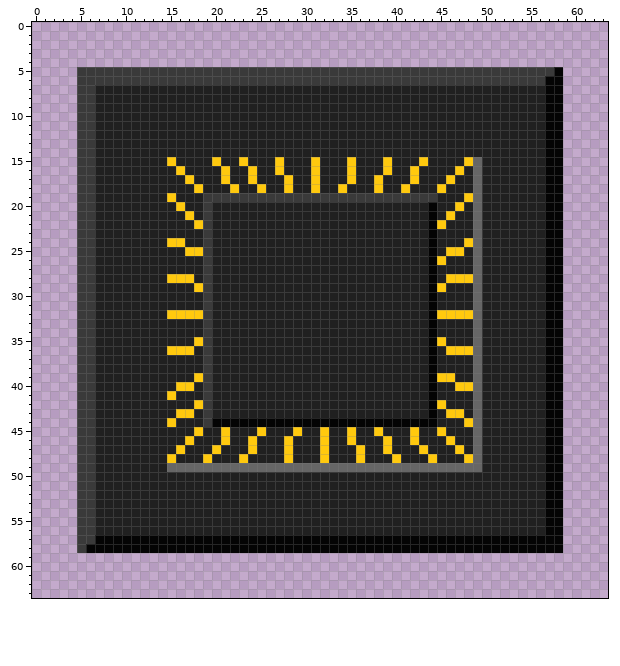
Pixel-art sprite, stored at Assets/Textures/ChipSkill.png. Above, as it was before the edit.
The file is 64x64 pixels. Colours within 5 levels of each other are drawn and written as one.
Now the later version:
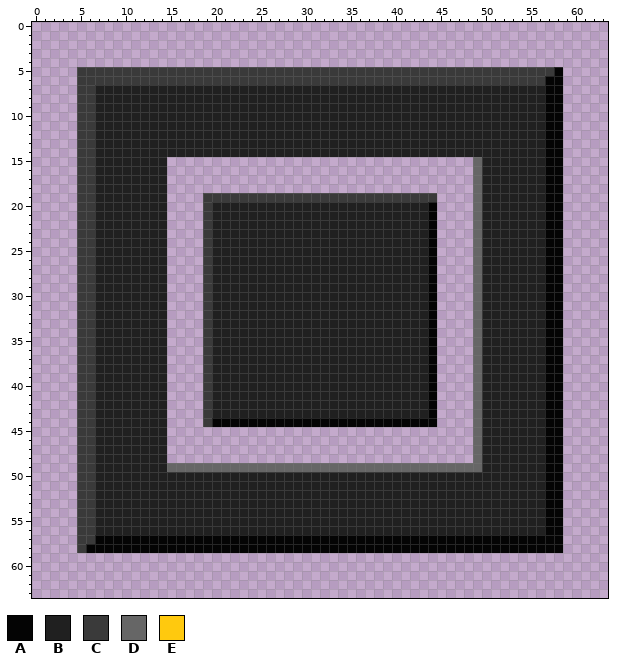
Palette (. is transparent): A #040404  B #202020  C #3a3a3a  D #666666  E #ffc90e
Commit: add decoration to bonus skill
The edit:
Changed rows in their new state; - is an unchanged pixel.
first column x 15:
15 ..................................
16 ..................................
17 ..................................
18 ..................................
19 ....--------------------------....
20 ....--------------------------....
21 ....--------------------------....
22 ....--------------------------....
23 ....--------------------------....
24 ....--------------------------....
25 ....--------------------------....
26 ....--------------------------....
27 ....--------------------------....
28 ....--------------------------....
29 ....--------------------------....
30 ....--------------------------....
31 ....--------------------------....
32 ....--------------------------....
33 ....--------------------------....
34 ....--------------------------....
35 ....--------------------------....
36 ....--------------------------....
37 ....--------------------------....
38 ....--------------------------....
39 ....--------------------------....
40 ....--------------------------....
41 ....--------------------------....
42 ....--------------------------....
43 ....--------------------------....
44 ....--------------------------....
45 ..................................
46 ..................................
47 ..................................
48 ..................................
